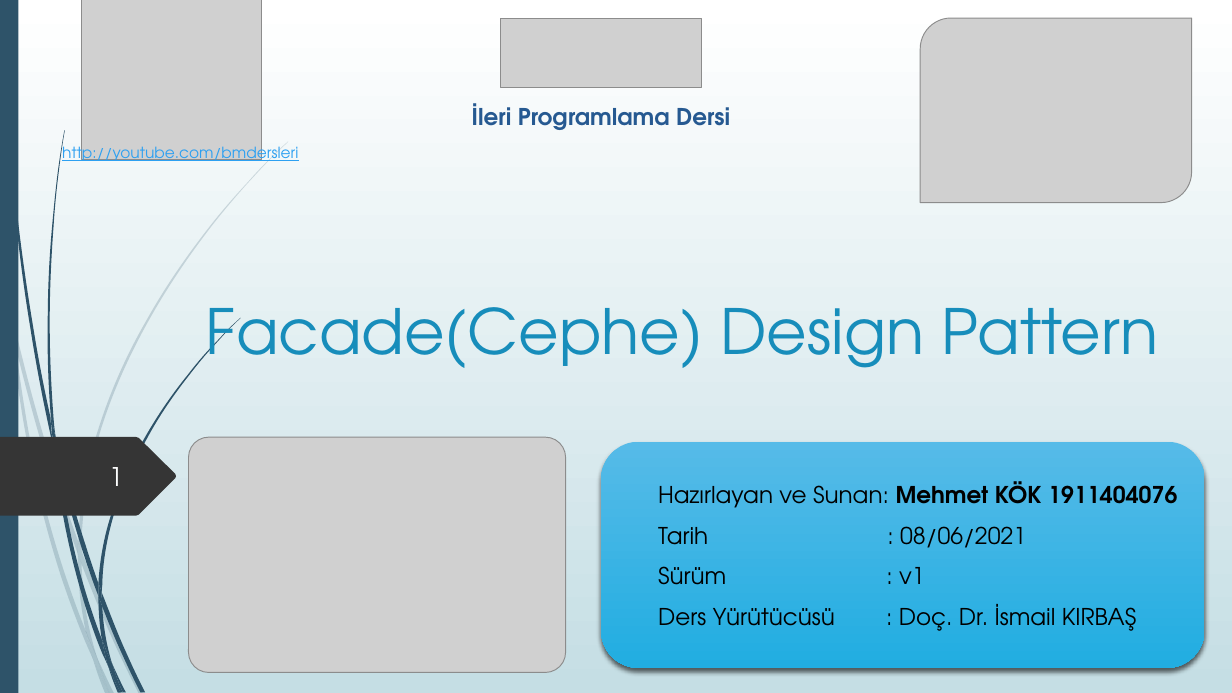
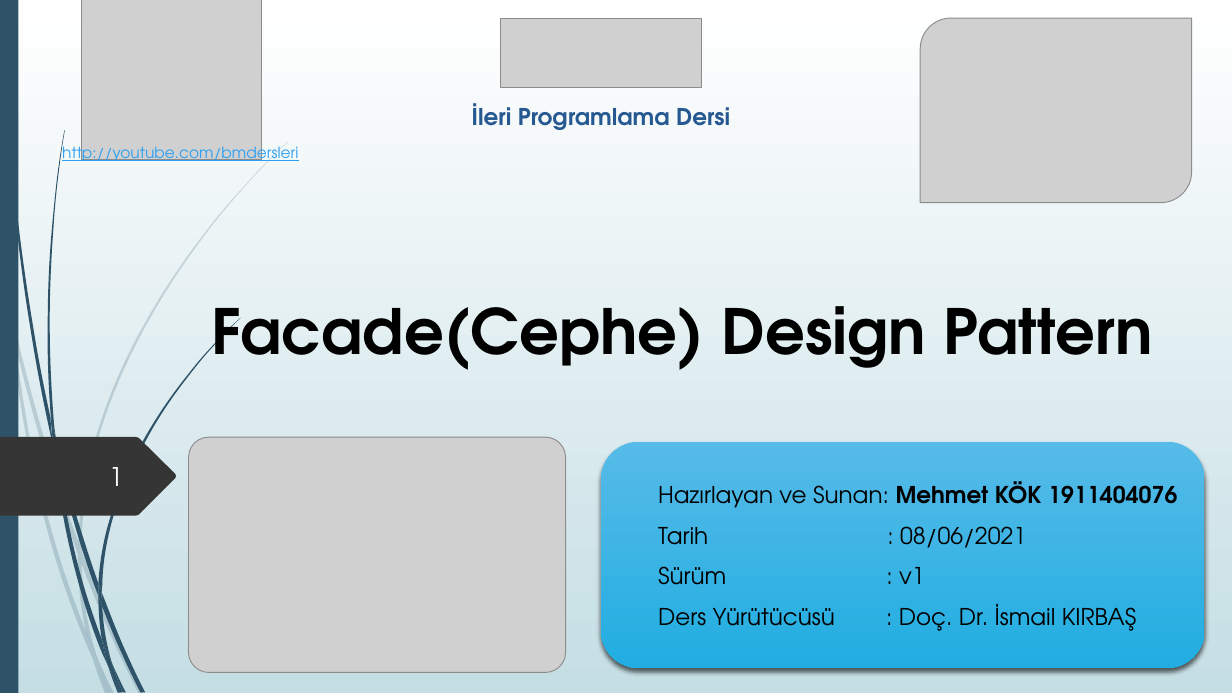
Before and after one commit to bmdersleri/IleriProgramlamaTeknikleri, a slide deck: slide 1 of FacadeDesignPattern_MehmetKok/Final ödevi_mehmet kök _ileri programlama.pptx. Drawn at 1232x693 pixels with LibreOffice and Linux fonts; fonts in the diff are those of the drawing; grey boxes stand for pictures. Boxes give left, top, right and bottom in pixels: in the first picture for what was removed or moved away, otherwise in the second. Text is boxed around its words. In the diff, an @@ line names an element or a change of style, - is before the commit and + after.

```diff
--- a/FacadeDesignPattern_MehmetKok/Final ödevi_mehmet kök _ileri programlama.pptx
+++ b/FacadeDesignPattern_MehmetKok/Final ödevi_mehmet kök _ileri programlama.pptx
@@ title "Facade(Cephe) Design Pattern" at (211,306,1153,370): text colour #178DBB to #000000, letter outline none to #FFFFFF 0.75 pt, bold on @@
```
Also in this commit, not shown: 2 other files.
